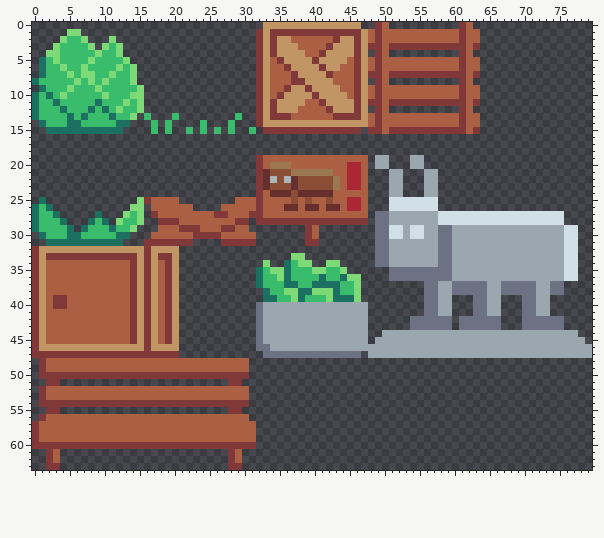
Two versions of one sprite sheet, Assets/Sprites/EnvironmentAtlas.png. Above: the version before the commit.
The file is 80x64 pixels.
The same view after the edit:
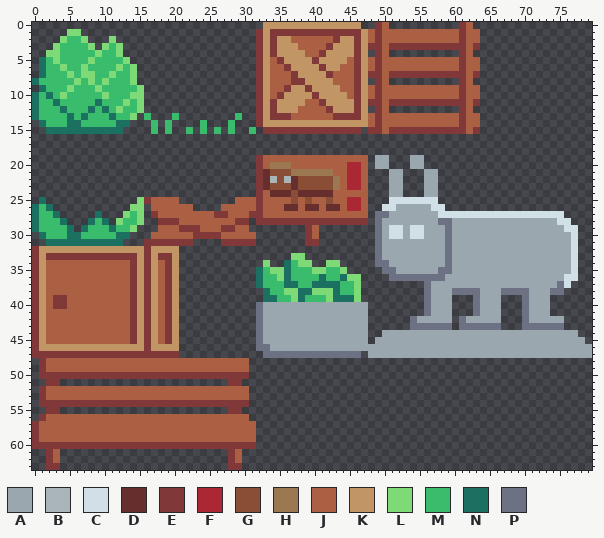
Palette (. is transparent): A #9aa7ae  B #a9b5b9  C #d1e0e6  D #672e2e  E #803838  F #ab2734  G #8a4e37  H #9c7852  J #ab6044  K #c29565  L #7ed977  M #39bd6d  N #1b7062  P #6c7284
Diff:
@@ x 48..78 @@
 25 ...CCCCCCC.....................
-26 ...CCCCCCC.....................
+26 ..CCAAAAACC....................
 27 .PPAAAAAAACCCCCCCCCCCCCCCCCC...
-28 .PPAAAAAAACCCCCCCCCCCCCCCCCC...
-29 .PPCCACCAAPPAAAAAAAAAAAAAAAACC.
-30 .PPCCACCAAPPAAAAAAAAAAAAAAAACC.
-31 .PPAAAAAAAPPAAAAAAAAAAAAAAAACC.
-32 .PPAAAAAAAPPAAAAAAAAAAAAAAAACC.
-33 .PPAAAAAAAPPAAAAAAAAAAAAAAAACC.
-34 .PPAAAAAAAPPAAAAAAAAAAAAAAAACC.
-35 ...PPPPPPPPPAAAAAAAAAAAAAAAACC.
-36 ...PPPPPPPPPAAAAAAAAAAAAAAAACC.
-37 ........PPAAPPPPPAAPPPPPAAPP...
-38 ........PPAAPPPPPAAPPPPPAAPP...
-39 ........PPAA...PPAA...PPAA.....
-40 ........PPAA...PPAA...PPAA.....
-41 ........PPAA...PPAA...PPAA.....
-42 ......PPPPPP.PPPPPP...PPPPPP...
+28 .PAAAAAAAAPPAAAAAAAAAAAAAAACC..
+29 .PACCACCAAAPAAAAAAAAAAAAAAAACC.
+30 .PACCACCAAAPAAAAAAAAAAAAAAAAAC.
+31 .PAAAAAAAAAPAAAAAAAAAAAAAAAAAC.
+32 .PAAAAAAAAAPAAAAAAAAAAAAAAAAAC.
+33 .PAAAAAAAAAPAAAAAAAAAAAAAAAAAC.
+34 .PPAAAAAAAAPAAAAAAAAAAAAAAAAAC.
+35 ..PPAAAAAAPPAAAAAAAAAAAAAAAAAC.
+36 ...PPPPPPPPAAAAAAAAAAAAAAAAACC.
+37 ........PAAAAAAAAAAAAAAAAAAPC..
+38 ........PAAAPPPPAAAPPPPAAAPP...
+39 ........PAAA...PAAA...PAAA.....
+40 ........PAAA...PAAA...PAAA.....
+41 ........PAAA...PAAA...PAAA.....
+42 ......PAAAAA.PAAAAA...PAAAAA...
 43 ......PPPPPP.PPPPPP...PPPPPP...
Pixel boxes of the changes (left, top, right, bottom) in both pictures:
changed: (382, 204, 571, 323)
